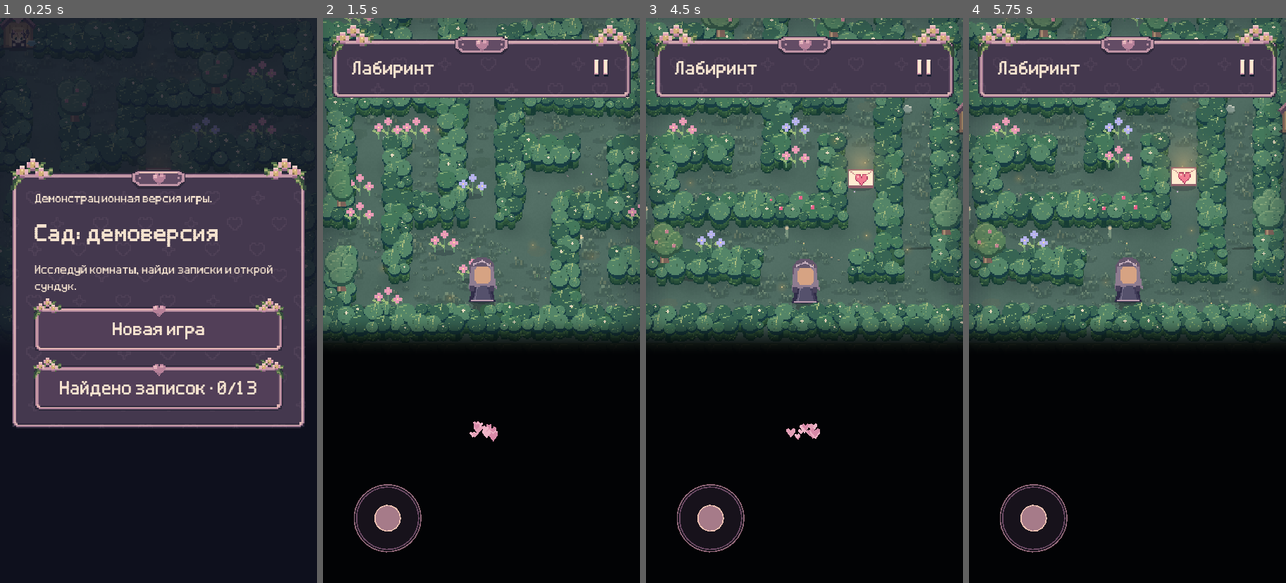
Above: before the commit, frames 1-4 (left to right).
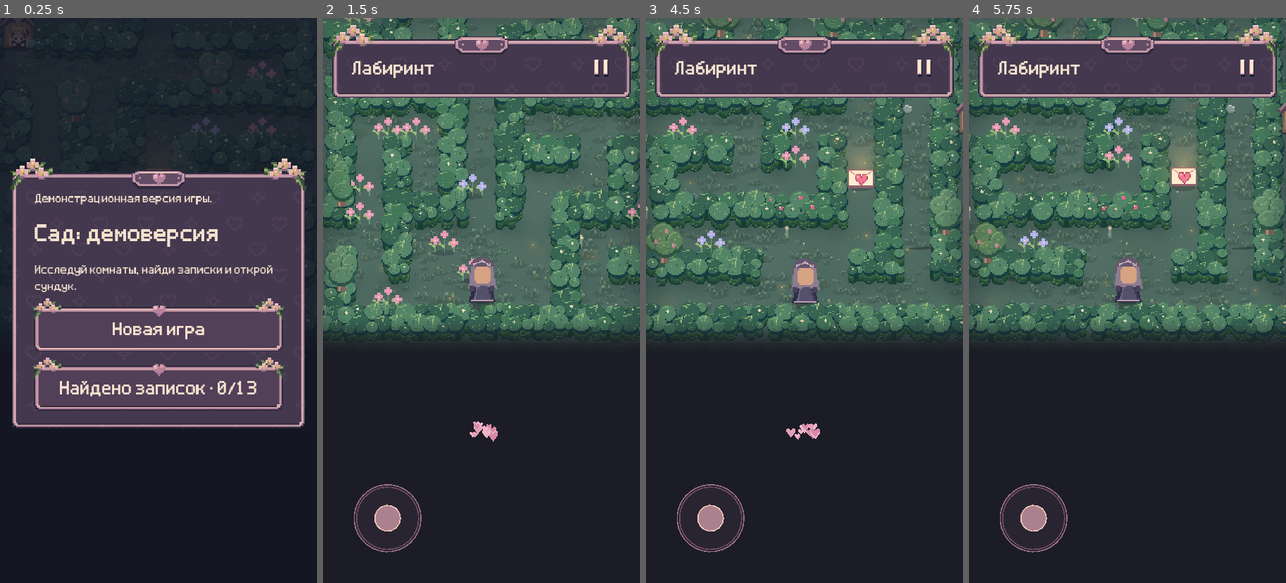
Above: after the commit, the same moments.

Repository: NQUAREx/dina-lovely
Game: Godot game, scene res://main.tscn
Two runs of this game, one before a commit and one after it. Both use one fixed random seed, a clock stepped at 60 frames per second and the inputs below. Sound files missing from this copy of the repository are replaced by a short silence.
Inputs (mouse positions are in pixels of both pictures, inside the frame that each line leads up to):
- Up to frame 1 (0.25 s): no input
- Up to frame 2 (1.5 s): click "Новая игра" at 0.5 s; click "Пойдём" at 1.25 s
- Up to frame 3 (4.5 s): click (924, 68) at 2 s; click "Новая игра" at 2.75 s; click "Начать новую историю" at 3.5 s; click "Пойдём" at 4.25 s
- Up to frame 4 (5.75 s): move the mouse to (1197, 272) at 5.02 s; click (1197, 272) at 5.17 s

The runs differ from the first frame. In frame 2, 40% of the frame differs, in the area x 0-100%, y 57-100%; in frame 3, 40%; in frame 4, 40%.

Commit message:
Enlarge touch controls and restore soft night transition with muted boundary fog

Diff:
--- a/scripts/game.gd
+++ b/scripts/game.gd
@@ -470,6 +470,13 @@
 	var available_width := maxf(1, control.size.x - control.get_theme_stylebox("normal").get_minimum_size().x - 4)
 	if control.icon!=null:available_width-=40
 	var font_size := 30
+	if control==action_button:
+		# Keep long action names readable on two/three lines rather than clipping.
+		var available_height:=control.size.y-control.get_theme_stylebox("normal").get_minimum_size().y
+		while font_size>18 and control.get_theme_font("font").get_multiline_string_size(control.text,HORIZONTAL_ALIGNMENT_LEFT,available_width,font_size).y>available_height:
+			font_size-=1
+		control.add_theme_font_size_override("font_size",font_size)
+		return
 	while font_size > 16 and control.get_theme_font("font").get_string_size(control.text, HORIZONTAL_ALIGNMENT_LEFT, -1, font_size).x > available_width:
 		font_size -= 1
 	control.add_theme_font_size_override("font_size", font_size)
@@ -528,7 +535,8 @@
 	hint = label("", 15)
 	hint.horizontal_alignment = HORIZONTAL_ALIGNMENT_CENTER
 	hud.add_child(hint)
-	action_button = button(tx("read_letter"), interact, 155)
+	action_button = button(tx("read_letter"), interact, 248)
+	action_button.autowrap_mode=TextServer.AUTOWRAP_WORD_SMART
 	action_button.button_down.connect(func():
 		if held_item=="drill" and nearest<0:world_tools.start_drill())
 	action_button.button_up.connect(world_tools.stop_drill)
@@ -544,18 +552,19 @@
 	switch_button.tooltip_text=tx("cycle_tools_action")
 	switch_button.icon=preload("res://assets/cycle_tools_icon.png")
 	switch_button.expand_icon=true
-	switch_button.add_theme_constant_override("icon_max_width",30)
-	switch_button.custom_minimum_size=Vector2(64,64)
+	switch_button.add_theme_constant_override("icon_max_width",36)
+	switch_button.custom_minimum_size=Vector2(80,80)
 	drop_button=button("",drop_current_item,56)
 	drop_button.tooltip_text=tx("drop_item_action")
 	drop_button.icon=preload("res://assets/drop_item_icon.png")
 	drop_button.expand_icon=true
-	drop_button.add_theme_constant_override("icon_max_width",30)
-	drop_button.custom_minimum_size=Vector2(64,64)
+	drop_button.add_theme_constant_override("icon_max_width",36)
+	drop_button.custom_minimum_size=Vector2(80,80)
 	for state in ["normal","hover","pressed","disabled"]:
 		var frame:=panel_style(Color("51445f"),PINK if state=="hover" else CREAM if state=="pressed" else Color("a07890"))
 		if state=="disabled":frame.texture=preload("res://assets/ui/frame_disabled.png")
 		drop_button.add_theme_stylebox_override(state,frame)
+		switch_button.add_theme_stylebox_override(state,frame)
 	hud.add_child(drop_button)
 	hud.add_child(switch_button)
 	var stick := Control.new()
@@ -638,10 +647,10 @@
 	var size := get_viewport_rect().size
 	if not is_instance_valid(hud): return
 	hud.get_node("MenuButton").position = Vector2(440, 52)
-	switch_button.position=Vector2(365,642)
-	drop_button.position=Vector2(451,642)
-	action_button.position = Vector2(337, 824)
-	action_button.custom_minimum_size = Vector2(180,76)
+	switch_button.position=Vector2(339,624)
+	drop_button.position=Vector2(435,624)
+	action_button.position = Vector2(269, 812)
+	action_button.custom_minimum_size = Vector2(248,88)
 	attack_button.position = Vector2(365, 720)
 	attack_button.custom_minimum_size = Vector2(150,82)
 	hint.position = Vector2(36, 914)
--- a/shaders/boundary_depth.gdshader
+++ b/shaders/boundary_depth.gdshader
@@ -13,8 +13,9 @@
   if(i>=area_count)break;
   distance=min(distance,distance_to_area(p,visible_areas[i]));
  }
- // One distance field for rooms, corridors and pillars. There is no switch
+ // One distance field for rooms and corridors. There is no switch
  // at a floor edge: alpha and its derivative both start at zero there.
  float fog=smoothstep(0.,72.,distance);
- COLOR=vec4(.008,.012,.020,fog);
+ // Muted slate dusk keeps the edge opaque without a pitch-black void.
+ COLOR=vec4(.105,.112,.145,fog);
 }
--- a/shaders/flashlight.gdshader
+++ b/shaders/flashlight.gdshader
@@ -42,6 +42,6 @@
   gate_light=max(gate_light,delta.y>=0.0?spill*.12:0.0);
  }
  light=max(light,gate_light);
- float in_room=smoothstep(room_band.x,room_band.x+64.0,pixel.y)*(1.0-smoothstep(room_band.y-64.0,room_band.y,pixel.y));
- COLOR=vec4(vec3(.008,.012,.020)+vec3(.08,.043,.016)*max(beam,bounce)*(enabled?1.0:0.0),(1.0-light)*max(room_opacity,in_room));
+ float in_room=smoothstep(room_band.x-64.0,room_band.x+64.0,pixel.y)*(1.0-smoothstep(room_band.y-64.0,room_band.y+64.0,pixel.y));
+ COLOR=vec4(vec3(.08,.043,.016)*max(beam,bounce)*(enabled?1.0:0.0),(1.0-light)*max(room_opacity,in_room));
 }
Not shown, changed: PROJECT_CONTEXT.md
Not shown, removed: docs/game.a350a09947b7.pck
Not shown, added: docs/game.dac5ad5fe75e.pck
Not shown, changed: docs/index.pck
